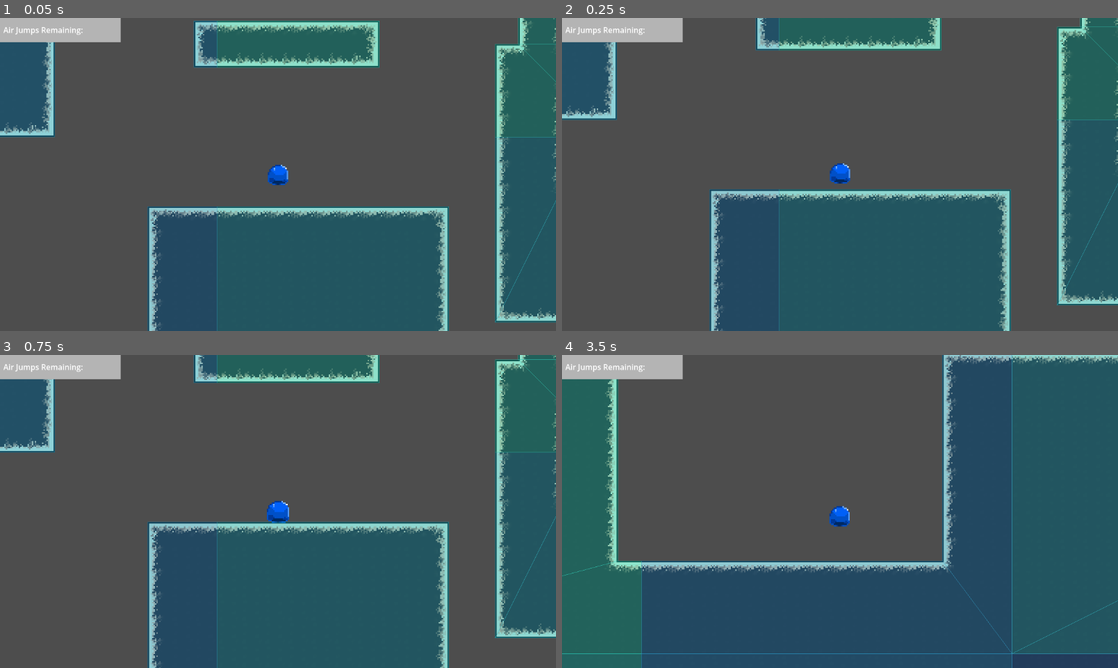
Above: before the commit, frames 1-4 (two rows, left to right).
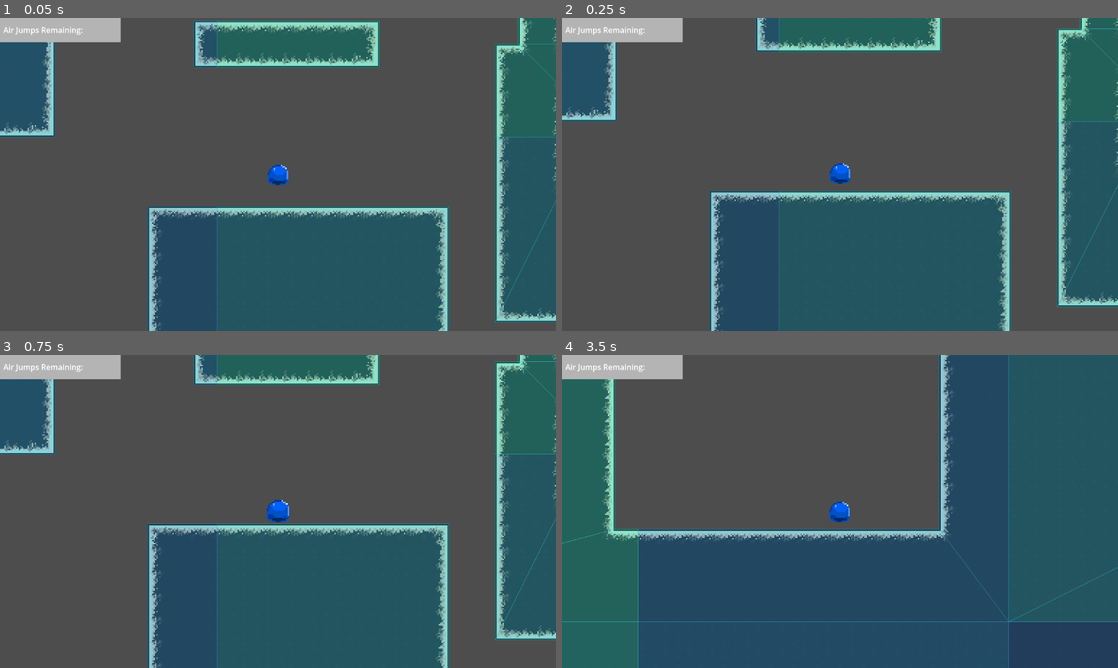
Above: after the commit, the same moments.

Repository: 2026-Hackathon/UnderYourSkin
Game: Godot game, scene res://TempScene.tscn
Two runs of this game, one before a commit and one after it. Both use one fixed random seed, a clock stepped at 60 frames per second and the inputs below.
Inputs (mouse positions are in pixels of both pictures, inside the frame that each line leads up to):
- Up to frame 1 (0.05 s): no input
- Up to frame 2 (0.25 s): no input
- Up to frame 3 (0.75 s): move the mouse to (400, 495) at 0.52 s; click (400, 495) at 0.67 s
- Up to frame 4 (3.5 s): tap Enter at 1.25 s; drag from (728, 527) to (812, 574) at 1.27 s; move the mouse to (895, 442) at 2.02 s; click (895, 442) at 2.17 s; drag from (812, 574) to (673, 464) at 2.77 s

Frame 1 is identical in both runs. In frame 2, 4.1% of the frame differs, in the area x 0-100%, y 0-100%; in frame 3, 4.4%; in frame 4, 13%.

Commit message:
Bounciness Specific To player Now to fix stupid bug

Diff:
--- a/under-your-skin/Scripts/player_character.gd
+++ b/under-your-skin/Scripts/player_character.gd
@@ -6,6 +6,8 @@
 @export var air_resistance: float = 0.002
 @export var max_drag_distance: float = 100.0
 @export var momentum_conserve: float = 0.2 #Howmuch Velocity to be conserved between jumps
+@export var bounce_val: float = 0.5
+
 #Drag Vars
 var is_dragging: bool = false
 var drag_start: Vector2
@@ -124,17 +126,13 @@
 		var collision := get_slide_collision(i)
 		var normal := collision.get_normal()
 
-		# Get bounce value for where we hit
-		var bounce_value := get_collision_tile_bounce(collision.get_position())
-
 		#if bounce_value > 0.0:
 			# FIXED: Check pre_move velocity AND collision normal direction
 		var speed_into_surface = -pre_move_velocity.dot(normal)
 		if abs(speed_into_surface) > 30.0:  # Moving INTO surface
-				velocity = pre_move_velocity.bounce(normal) * bounce_value
+				velocity = pre_move_velocity.bounce(normal) * bounce_val
 
 				collided = true
-				print("BOUNCE! Normal: ", normal, " Speed into surface: ", speed_into_surface, "Bounce:", bounce_value)
 
 	# If should Bounce, applies second move
 	if collided:
@@ -187,3 +185,17 @@
 			if phys_material:
 				return phys_material.bounce
 	return 0.0
+func get_tile_custom_data(coll_pos: Vector2, data_layer_name: String) -> Variant:
+	if tilemap_layer == null:
+		return 0
+
+	var tile_coords = tilemap_layer.local_to_map(tilemap_layer.to_local(coll_pos))
+	var tile_data = tilemap_layer.get_cell_tile_data(tile_coords)
+
+	if tile_data:
+		# Get custom data by LAYER NAME
+		var layer_id = tilemap_layer.tile_set.get_custom_data_layer_by_name(data_layer_name)
+		if layer_id >= 0:
+			return tile_data.get_custom_data(layer_id)
+
+	return 0
--- a/under-your-skin/TempScene.tscn
+++ b/under-your-skin/TempScene.tscn
@@ -12,48 +12,67 @@
 texture = ExtResource("1_usju5")
 0:0/0 = 0
 0:0/0/physics_layer_0/polygon_0/points = PackedVector2Array(-8, -8, 8, -8, 8, 8, -8, 8)
+0:0/0/custom_data_0 = 0.5
 1:0/0 = 0
 1:0/0/physics_layer_0/polygon_0/points = PackedVector2Array(-8, -8, 8, -8, 8, 8, -8, 8)
+1:0/0/custom_data_0 = 0.5
 2:0/0 = 0
 2:0/0/physics_layer_0/polygon_0/points = PackedVector2Array(-8, -8, 8, -8, 8, 8, -8, 8)
+2:0/0/custom_data_0 = 0.5
 0:1/0 = 0
 0:1/0/physics_layer_0/polygon_0/points = PackedVector2Array(-8, -8, 8, -8, 8, 8, -8, 8)
+0:1/0/custom_data_0 = 0.5
 1:1/0 = 0
 1:1/0/physics_layer_0/polygon_0/points = PackedVector2Array(-8, -8, 8, -8, 8, 8, -8, 8)
 2:1/0 = 0
 2:1/0/physics_layer_0/polygon_0/points = PackedVector2Array(-8, -8, 8, -8, 8, 8, -8, 8)
+2:1/0/custom_data_0 = 0.5
 0:2/0 = 0
 0:2/0/physics_layer_0/polygon_0/points = PackedVector2Array(-8, -8, 8, -8, 8, 8, -8, 8)
+0:2/0/custom_data_0 = 0.5
 1:2/0 = 0
 1:2/0/physics_layer_0/polygon_0/points = PackedVector2Array(-8, -8, 8, -8, 8, 8, -8, 8)
+1:2/0/custom_data_0 = 0.5
 2:2/0 = 0
 2:2/0/physics_layer_0/polygon_0/points = PackedVector2Array(-8, -8, 8, -8, 8, 8, -8, 8)
+2:2/0/custom_data_0 = 0.5
 3:2/0 = 0
 3:2/0/physics_layer_0/polygon_0/points = PackedVector2Array(-8, -8, 8, -8, 8, 8, -8, 8)
+3:2/0/custom_data_0 = 0.5
 4:2/0 = 0
 4:2/0/physics_layer_0/polygon_0/points = PackedVector2Array(-8, -8, 8, -8, 8, 8, -8, 8)
+4:2/0/custom_data_0 = 0.5
 5:2/0 = 0
 5:2/0/physics_layer_0/polygon_0/points = PackedVector2Array(-8, -8, 8, -8, 8, 8, -8, 8)
+5:2/0/custom_data_0 = 0.5
 5:1/0 = 0
 5:1/0/physics_layer_0/polygon_0/points = PackedVector2Array(-8, -8, 8, -8, 8, 8, -8, 8)
+5:1/0/custom_data_0 = 0.5
 4:1/0 = 0
 4:1/0/physics_layer_0/polygon_0/points = PackedVector2Array(-8, -8, 8, -8, 8, 8, -8, 8)
+4:1/0/custom_data_0 = 0.5
 3:1/0 = 0
 3:1/0/physics_layer_0/polygon_0/points = PackedVector2Array(-8, -8, 8, -8, 8, 8, -8, 8)
+3:1/0/custom_data_0 = 0.5
 3:0/0 = 0
 3:0/0/physics_layer_0/polygon_0/points = PackedVector2Array(-8, -8, 8, -8, 8, 8, -8, 8)
+3:0/0/custom_data_0 = 0.5
 4:0/0 = 0
 4:0/0/physics_layer_0/polygon_0/points = PackedVector2Array(-8, -8, 8, -8, 8, 8, -8, 8)
+4:0/0/custom_data_0 = 0.5
 5:0/0 = 0
 5:0/0/physics_layer_0/polygon_0/points = PackedVector2Array(-8, -8, 8, -8, 8, 8, -8, 8)
+5:0/0/custom_data_0 = 0.5
 
 [sub_resource type="TileSet" id="TileSet_usju5"]
 physics_layer_0/collision_layer = 1
 physics_layer_0/physics_material = SubResource("PhysicsMaterial_yc8q5")
+custom_data_layer_0/name = "Bounce"
+custom_data_layer_0/type = 3
 sources/0 = SubResource("TileSetAtlasSource_i7mkn")
 
 [sub_resource type="CircleShape2D" id="CircleShape2D_u0k2b"]
-radius = 6.0
+radius = 8.0
 
 [node name="Node2D" type="Node2D" unique_id=1339972396]
 
